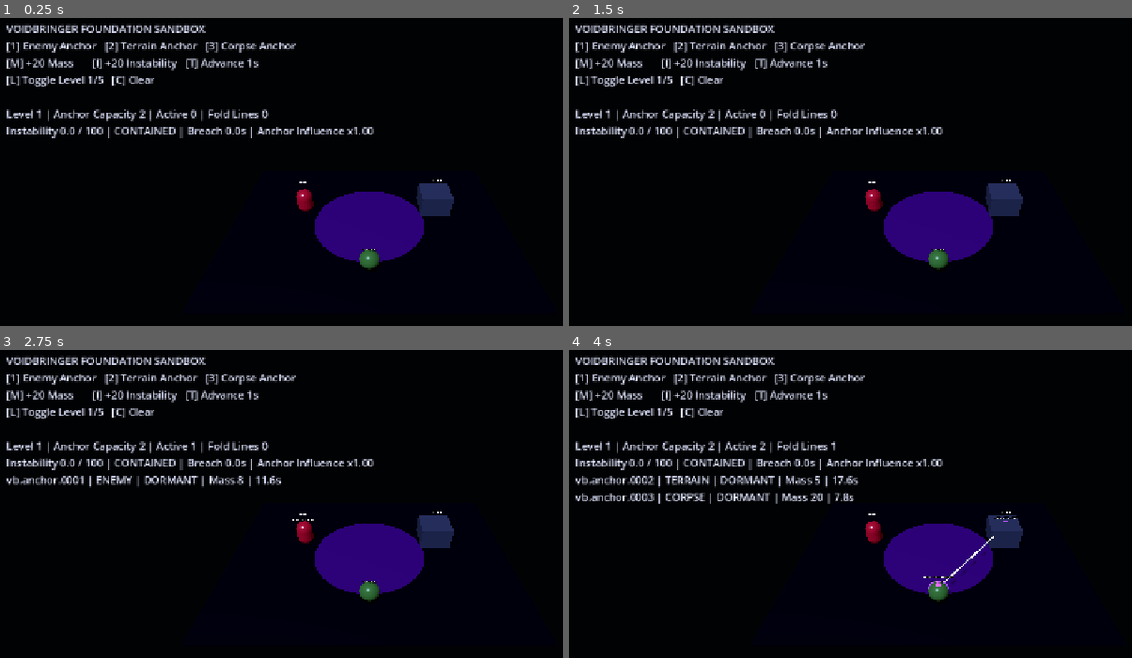
Above: before the commit, frames 1-4 (two rows, left to right).
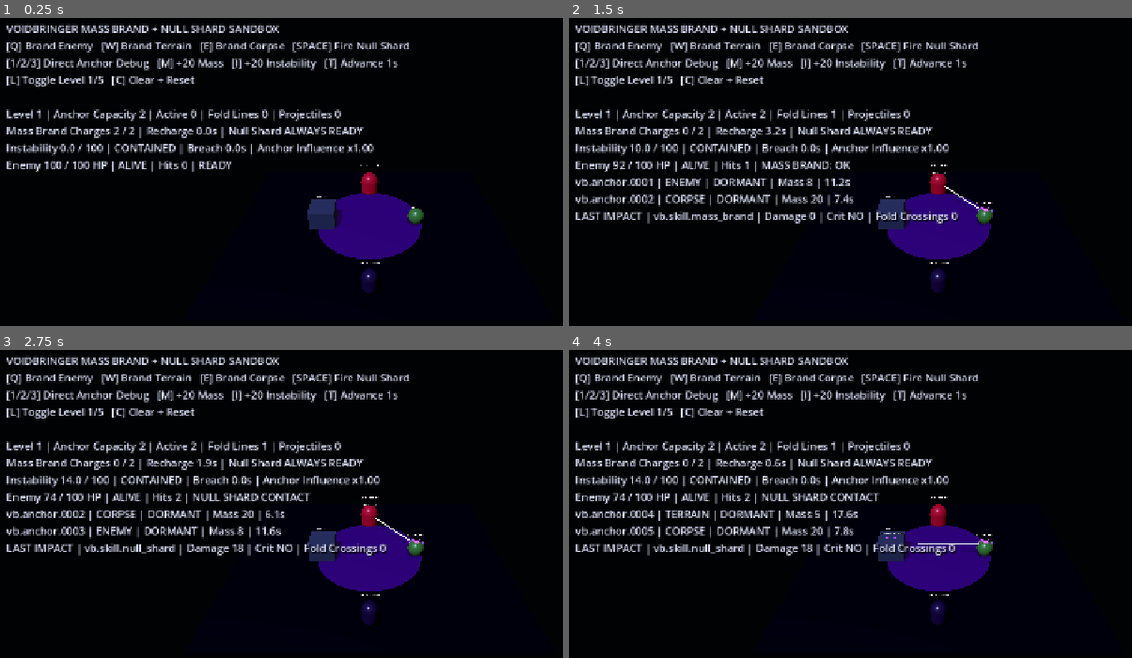
Above: after the commit, the same moments.

Repository: D3MISEarch/ABYSSFALL
Game: Godot game, scene res://scenes/voidbringer_foundation_sandbox.tscn
The game is run twice, just before and just after one commit, with the same random seed, the same clock (stepped at 60 frames per second) and the same inputs. This scene is started directly instead of the project's main scene.
Inputs (mouse positions are in pixels of both pictures, inside the frame that each line leads up to):
- Up to frame 1 (0.25 s): no input
- Up to frame 2 (1.5 s): tap Enter (ui_accept) at 0.5, 0.77, 1.25 s; move the mouse to (1103, 199) at 0.52 s; hold Right (ui_right) 0.53-1.25 s; tap Q at 0.6 s; click (1103, 199) at 0.67 s; tap E at 0.8 s; drag from (788, 242) to (901, 307) at 1.27 s
- Up to frame 3 (2.75 s): tap Enter (ui_accept) at 2 s; move the mouse to (444, 460) at 2.02 s; hold Right (ui_right) from 2.03 s (still down); tap Space at 2.1 s; tap 1 at 2.3 s
- Up to frame 4 (4 s): release Right (ui_right) at 2.75 s; tap Enter (ui_accept) at 2.75, 3.5, 3.77 s; drag from (901, 639) to (715, 491) at 2.77 s; move the mouse to (outside the picture) at 3.52 s; hold Left (ui_left) from 3.53 s (still down); tap 2 at 3.6 s; tap 3 at 3.8 s

The runs differ from the first frame. In frame 1, 8.8% of the frame differs, in the area x 1-81%, y 1-90%; in frame 2, 12%; in frame 3, 12%; in frame 4, 12%.

Commit message:
feat: make Voidbringer sandbox play Mass Brand and Null Shard

Diff:
--- a/scripts/characters/voidbringer/voidbringer_foundation_sandbox.gd
+++ b/scripts/characters/voidbringer/voidbringer_foundation_sandbox.gd
@@ -2,15 +2,32 @@
 extends Node3D
 
 const CONTROLLER_SCRIPT = preload("res://scripts/characters/voidbringer/voidbringer_controller.gd")
-
-var controller = CONTROLLER_SCRIPT.new()
+const CATALOG_SCRIPT = preload("res://scripts/characters/voidbringer/voidbringer_ability_catalog.gd")
+
+var controller: VoidbringerController = CONTROLLER_SCRIPT.new()
+var ability_catalog: VoidbringerAbilityCatalog = CATALOG_SCRIPT.new()
+var runtime_session: RuntimeSession
+var runtime_character: RuntimeCharacter
+var combat_projection := PlayableCombatProjection.new()
+var mass_brand_definition: AbilityDefinition
+var null_shard_definition: AbilityDefinition
+var equipped_ability_ids: Array[StringName] = []
+
 var debug_level := 1
+var player_origin := Vector3(0.0, 0.58, 4.6)
 var anchor_visual_root: Node3D
 var fold_line_visual_root: Node3D
+var projectile_visual_root: Node3D
+var contact_visual_root: Node3D
 var hud_label: Label
-var enemy_fixture: Node3D
+var enemy_fixture: VoidbringerSandboxTarget
 var terrain_fixture: Node3D
 var corpse_fixture: Node3D
+var projectile_visuals: Dictionary = {}
+var contact_flashes: Array[Dictionary] = []
+var last_skill_result: Dictionary = {}
+var last_impact_result: Dictionary = {}
+var last_status := "READY"
 var _hud_refresh_remaining := 0.0
 var _presentation_signature := ""
 
@@ -18,14 +35,15 @@
 func _ready() -> void:
 	name = "VoidbringerFoundationSandbox"
 	_build_world()
-	controller.foundation_changed.connect(_on_foundation_changed)
-	controller.configure(debug_level)
+	_build_runtime()
+	_connect_controller_signals()
 	_refresh_presentation(true)
 	print("ABYSSFALL_SANDBOX_LAUNCHED:voidbringer_anchor")
 
 
 func _process(delta: float) -> void:
-	controller.tick(delta)
+	_advance_simulation(delta)
+	_update_contact_flashes(delta)
 	_hud_refresh_remaining -= delta
 	if _hud_refresh_remaining <= 0.0:
 		_hud_refresh_remaining = 0.1
@@ -36,6 +54,14 @@
 	if not event is InputEventKey or not (event as InputEventKey).pressed or (event as InputEventKey).echo:
 		return
 	match (event as InputEventKey).physical_keycode:
+		KEY_Q:
+			simulate_command(&"mass_brand_enemy")
+		KEY_W:
+			simulate_command(&"mass_brand_terrain")
+		KEY_E:
+			simulate_command(&"mass_brand_corpse")
+		KEY_SPACE:
+			simulate_command(&"fire_null_shard")
 		KEY_1:
 			simulate_command(&"place_enemy")
 		KEY_2:
@@ -55,7 +81,16 @@
 
 
 func simulate_command(command: StringName) -> bool:
+	var success := true
 	match command:
+		&"mass_brand_enemy":
+			success = _cast_mass_brand(&"enemy", enemy_fixture, enemy_fixture.global_position, 8.0)
+		&"mass_brand_terrain":
+			success = _cast_mass_brand(&"terrain", terrain_fixture, terrain_fixture.global_position, 5.0)
+		&"mass_brand_corpse":
+			success = _cast_mass_brand(&"corpse", corpse_fixture, corpse_fixture.global_position, 20.0)
+		&"fire_null_shard":
+			success = _fire_null_shard()
 		&"place_enemy":
 			controller.place_anchor(&"enemy", enemy_fixture, enemy_fixture.global_position, 8.0)
 		&"place_terrain":
@@ -70,27 +105,79 @@
 		&"add_instability":
 			controller.commit_spatial_ability(20.0)
 		&"advance_time":
-			controller.tick(1.0)
+			_advance_simulation(1.0)
 		&"toggle_level":
 			debug_level = 5 if debug_level < 5 else 1
+			runtime_character.level = debug_level
 			controller.configure(debug_level)
-		&"clear":
-			controller.clear()
-		&"reset":
-			controller.clear()
-			debug_level = 1
-			controller.configure(debug_level)
+			last_status = "LEVEL %d" % debug_level
+		&"clear", &"reset":
+			_reset_sandbox()
 		_:
 			return false
 	_refresh_presentation()
-	return true
+	return success
+
+
+func simulate_seconds(seconds: float, step: float = 0.02) -> void:
+	var remaining := maxf(seconds, 0.0)
+	var bounded_step := clampf(step, 0.001, 0.25)
+	while remaining > 0.0:
+		var current_step := minf(remaining, bounded_step)
+		_advance_simulation(current_step)
+		_update_contact_flashes(current_step)
+		remaining -= current_step
+	_refresh_presentation()
 
 
 func debug_snapshot() -> Dictionary:
 	var snapshot := controller.snapshot()
+	var charge_state := _mass_brand_charge_snapshot()
 	snapshot["debug_level"] = debug_level
 	snapshot["capacity"] = controller.anchors.capacity()
+	snapshot["runtime_bound"] = controller.is_runtime_bound()
+	snapshot["mass_brand_runtime"] = charge_state
+	snapshot["enemy"] = {
+		"health": 0 if enemy_fixture == null else enemy_fixture.health,
+		"maximum_health": 0 if enemy_fixture == null else enemy_fixture.maximum_health,
+		"alive": false if enemy_fixture == null else enemy_fixture.alive,
+		"hit_calls": 0 if enemy_fixture == null else enemy_fixture.hit_calls,
+	}
+	snapshot["last_skill"] = last_skill_result.duplicate(true)
+	snapshot["last_impact"] = last_impact_result.duplicate(true)
+	snapshot["projectile_visual_count"] = projectile_visuals.size()
+	snapshot["status"] = last_status
 	return snapshot
+
+
+func _build_runtime() -> void:
+	mass_brand_definition = ability_catalog.mass_brand_definition()
+	null_shard_definition = ability_catalog.null_shard_definition()
+	equipped_ability_ids = [mass_brand_definition.ability_id, null_shard_definition.ability_id]
+
+	runtime_character = RuntimeCharacter.new()
+	runtime_character.build_id = "voidbringer-skill-sandbox"
+	runtime_character.class_id = &"void_warlock"
+	runtime_character.level = debug_level
+	runtime_character.unlocked_abilities = equipped_ability_ids.duplicate()
+	runtime_character.class_resource.configure(&"corruption", 100.0)
+	runtime_character.class_resource.fill()
+
+	runtime_session = RuntimeSession.new()
+	runtime_session.name = "VoidbringerSandboxRuntime"
+	add_child(runtime_session)
+	runtime_session.character = runtime_character
+	combat_projection.configure({"power": 0.0, "critical_chance": 0.0})
+	controller.bind_runtime(runtime_session, runtime_character)
+
+
+func _connect_controller_signals() -> void:
+	controller.foundation_changed.connect(_on_foundation_changed)
+	controller.skill_committed.connect(_on_skill_committed)
+	controller.skill_rejected.connect(_on_skill_rejected)
+	controller.null_shard_spawned.connect(_on_null_shard_spawned)
+	controller.null_shard_ended.connect(_on_null_shard_ended)
+	controller.impact_committed.connect(_on_impact_committed)
 
 
 func _build_world() -> void:
@@ -112,15 +199,15 @@
 	add_child(light)
 
 	var camera := Camera3D.new()
-	camera.position = Vector3(0.0, 10.5, 12.5)
+	camera.position = Vector3(0.0, 10.8, 12.8)
 	add_child(camera)
-	camera.look_at(Vector3(0.0, 0.0, 0.0), Vector3.UP)
+	camera.look_at(Vector3(0.0, 0.0, -0.5), Vector3.UP)
 
 	var floor := MeshInstance3D.new()
 	var floor_mesh := BoxMesh.new()
-	floor_mesh.size = Vector3(16.0, 0.18, 12.0)
+	floor_mesh.size = Vector3(16.0, 0.18, 13.0)
 	floor.mesh = floor_mesh
-	floor.position.y = -0.12
+	floor.position = Vector3(0.0, -0.12, -0.25)
 	floor.material_override = _material(Color(0.035, 0.03, 0.065), 0.0)
 	add_child(floor)
 
@@ -130,13 +217,21 @@
 	disc_mesh.bottom_radius = 3.2
 	disc_mesh.height = 0.025
 	center_disc.mesh = disc_mesh
-	center_disc.position.y = 0.01
+	center_disc.position = Vector3(0.0, 0.01, -0.5)
 	center_disc.material_override = _material(Color(0.11, 0.025, 0.22), 1.2)
 	add_child(center_disc)
 
-	enemy_fixture = _build_fixture("EnemyFixture", Vector3(-4.0, 0.45, -1.5), Color(0.62, 0.08, 0.16), &"enemy")
-	terrain_fixture = _build_fixture("TerrainFixture", Vector3(4.0, 0.6, -1.5), Color(0.18, 0.20, 0.28), &"terrain")
-	corpse_fixture = _build_fixture("CorpseFixture", Vector3(0.0, 0.48, 3.4), Color(0.22, 0.42, 0.18), &"corpse")
+	_build_player_marker()
+	enemy_fixture = VoidbringerSandboxTarget.new()
+	enemy_fixture.name = "EnemyFixture"
+	enemy_fixture.position = Vector3(0.0, 0.52, -4.0)
+	add_child(enemy_fixture)
+	enemy_fixture.configure_visuals(
+		_material(Color(0.62, 0.08, 0.16), 0.35),
+		_material(Color(0.20, 0.035, 0.055), 0.08)
+	)
+	terrain_fixture = _build_fixture("TerrainFixture", Vector3(-2.8, 0.60, -0.5), Color(0.18, 0.20, 0.28), &"terrain")
+	corpse_fixture = _build_fixture("CorpseFixture", Vector3(2.8, 0.48, -0.5), Color(0.22, 0.42, 0.18), &"corpse")
 
 	anchor_visual_root = Node3D.new()
 	anchor_visual_root.name = "AnchorDebugVisuals"
@@ -144,12 +239,18 @@
 	fold_line_visual_root = Node3D.new()
 	fold_line_visual_root.name = "FoldLineDebugVisuals"
 	add_child(fold_line_visual_root)
+	projectile_visual_root = Node3D.new()
+	projectile_visual_root.name = "NullShardVisuals"
+	add_child(projectile_visual_root)
+	contact_visual_root = Node3D.new()
+	contact_visual_root.name = "ContactVisuals"
+	add_child(contact_visual_root)
 
 	var canvas := CanvasLayer.new()
 	add_child(canvas)
 	hud_label = Label.new()
 	hud_label.position = Vector2(22.0, 18.0)
-	hud_label.size = Vector2(880.0, 330.0)
+	hud_label.size = Vector2(1180.0, 430.0)
 	hud_label.add_theme_font_size_override("font_size", 18)
 	hud_label.add_theme_color_override("font_color", Color(0.88, 0.90, 1.0))
 	hud_label.add_theme_color_override("font_shadow_color", Color(0.0, 0.0, 0.0, 0.9))
@@ -158,37 +259,274 @@
 	canvas.add_child(hud_label)
 
 
+func _build_player_marker() -> void:
+	var root := Node3D.new()
+	root.name = "VoidbringerCastOrigin"
+	root.position = player_origin
+	add_child(root)
+	var body := MeshInstance3D.new()
+	var capsule := CapsuleMesh.new()
+	capsule.radius = 0.38
+	capsule.height = 1.35
+	body.mesh = capsule
+	body.material_override = _material(Color(0.14, 0.08, 0.22), 0.25)
+	root.add_child(body)
+	var core := MeshInstance3D.new()
+	var core_mesh := SphereMesh.new()
+	core_mesh.radius = 0.16
+	core_mesh.height = 0.32
+	core.mesh = core_mesh
+	core.position = Vector3(0.0, 0.22, -0.32)
+	core.material_override = _material(Color(0.82, 0.76, 1.0), 4.0)
+	root.add_child(core)
+	var label := Label3D.new()
+	label.text = "VOIDBRINGER"
+	label.position.y = 1.25
+	label.font_size = 28
+	root.add_child(label)
+
+
 func _build_fixture(fixture_name: String, position: Vector3, color: Color, carrier_type: StringName) -> Node3D:
-	var root := Node3D.new()
-	root.name = fixture_name
-	root.position = position
-	root.set_meta("carrier_type", carrier_type)
-	add_child(root)
+	var fixture_root := Node3D.new()
+	fixture_root.name = fixture_name
+	fixture_root.position = position
+	fixture_root.set_meta("carrier_type", carrier_type)
+	add_child(fixture_root)
 
 	var mesh_instance := MeshInstance3D.new()
 	if carrier_type == &"terrain":
 		var box := BoxMesh.new()
-		box.size = Vector3(1.8, 1.2, 1.8)
+		box.size = Vector3(1.5, 1.2, 1.5)
 		mesh_instance.mesh = box
 	else:
 		var capsule := CapsuleMesh.new()
 		capsule.radius = 0.48
-		capsule.height = 1.5 if carrier_type == &"enemy" else 0.96
+		capsule.height = 0.96
 		mesh_instance.mesh = capsule
 	mesh_instance.material_override = _material(color, 0.35)
-	root.add_child(mesh_instance)
+	fixture_root.add_child(mesh_instance)
 
 	var label := Label3D.new()
 	label.text = String(carrier_type).to_upper()
-	label.position.y = 1.35 if carrier_type != &"corpse" else 0.65
-	label.font_size = 34
+	label.position.y = 1.25 if carrier_type != &"corpse" else 0.65
+	label.font_size = 30
 	label.modulate = Color(0.92, 0.93, 1.0)
-	root.add_child(label)
-	return root
+	fixture_root.add_child(label)
+	return fixture_root
+
+
+func _cast_mass_brand(
+	carrier_type: StringName,
+	carrier: Variant,
+	position: Vector3,
+	mass: float
+) -> bool:
+	var result := controller.execute_mass_brand_command(
+		mass_brand_definition,
+		carrier_type,
+		carrier,
+		position,
+		mass,
+		{
+			"attack_origin": player_origin + Vector3(0.0, 1.8, 0.0),
+			"surface_normal": Vector3.UP,
+			"surface_profile": carrier_type,
+			"death_profile": &"sandbox",
+			"target_mass_class": &"standard",
+		},
+		equipped_ability_ids,
+		combat_projection
+	)
+	last_skill_result = result.duplicate(true)
+	last_status = "MASS BRAND: %s" % String(result.get("reason", &"unknown")).to_upper()
+	return bool(result.get("success", false))
+
+
+func _fire_null_shard() -> bool:
+	if enemy_fixture == null or not enemy_fixture.alive:
+		last_status = "NULL SHARD: NO LIVE TARGET"
+		return false
+	var direction := (enemy_fixture.global_position - player_origin).normalized()
+	var result := controller.execute_null_shard_command(
+		null_shard_definition,
+		player_origin,
+		direction,
+		combat_projection,
+		{
+			"surface_profile": &"flesh_armor",
+			"death_profile": &"sandbox",
+		},
+		equipped_ability_ids
+	)
+	last_skill_result = result.duplicate(true)
+	last_status = "NULL SHARD: %s" % String(result.get("reason", &"unknown")).to_upper()
+	return bool(result.get("success", false))
+
+
+func _advance_simulation(delta: float) -> void:
+	var step := maxf(delta, 0.0)
+	if step <= 0.0:
+		return
+	if runtime_session != null:
+		runtime_session.tick_runtime(step)
+	controller.tick(step)
+	_check_projectile_contacts()
+	_update_projectile_visuals()
+
+
+func _check_projectile_contacts() -> void:
+	if enemy_fixture == null or not enemy_fixture.alive:
+		return
+	for raw_id: Variant in controller.active_null_shards.keys().duplicate():
+		var projectile_id := StringName(str(raw_id))
+		var projectile := controller.get_null_shard(projectile_id)
+		if projectile == null or not projectile.active:
+			continue
+		var closest := _closest_point_on_segment(
+			enemy_fixture.global_position,
+			projectile.previous_position,
+			projectile.position
+		)
+		var contact_radius := enemy_fixture.collision_radius + VoidbringerNullShardProjectile.PROJECTILE_RADIUS
+		if closest.distance_to(enemy_fixture.global_position) > contact_radius:
+			continue
+		projectile.commit_contact(
+			enemy_fixture,
+			closest,
+			-projectile.direction,
+			&"standard",
+			&"flesh_armor",
+			&"sandbox"
+		)
+
+
+func _closest_point_on_segment(point: Vector3, start: Vector3, finish: Vector3) -> Vector3:
+	var segment := finish - start
+	var length_squared := segment.length_squared()
+	if length_squared <= 0.000001:
+		return start
+	var t := clampf((point - start).dot(segment) / length_squared, 0.0, 1.0)
+	return start + segment * t
 
 
 func _on_foundation_changed(_snapshot: Dictionary) -> void:
 	_refresh_presentation()
+
+
+func _on_skill_committed(commit: VoidbringerSkillCommit) -> void:
+	last_skill_result = commit.snapshot()
+
+
+func _on_skill_rejected(commit: VoidbringerSkillCommit) -> void:
+	last_skill_result = commit.snapshot()
+	last_status = "REJECTED: %s" % String(commit.reason()).to_upper()
+
+
+func _on_null_shard_spawned(projectile: VoidbringerNullShardProjectile) -> void:
+	_create_projectile_visual(projectile)
+
+
+func _on_null_shard_ended(projectile_id: StringName, reason: StringName) -> void:
+	if projectile_visuals.has(projectile_id):
+		var visual := projectile_visuals[projectile_id] as Node3D
+		projectile_visuals.erase(projectile_id)
+		if is_instance_valid(visual):
+			visual.queue_free()
+	last_status = "NULL SHARD %s" % String(reason).to_upper()
+
+
+func _on_impact_committed(result: VoidbringerImpactResult) -> void:
+	last_impact_result = result.snapshot()
+	_create_contact_flash(last_impact_result)
+	var ability_id := String(last_impact_result.get("ability_id", &""))
+	last_status = "%s HIT %d%s" % [
+		ability_id.get_slice(".", ability_id.get_slice_count(".") - 1).to_upper(),
+		int(last_impact_result.get("damage", 0)),
+		" CRIT" if bool(last_impact_result.get("critical", false)) else "",
+	]
+
+
+func _create_projectile_visual(projectile: VoidbringerNullShardProjectile) -> void:
+	if projectile == null or projectile_visuals.has(projectile.projectile_id):
+		return
+	var root := Node3D.new()
+	root.name = String(projectile.projectile_id)
+	projectile_visual_root.add_child(root)
+	var core := MeshInstance3D.new()
+	var sphere := SphereMesh.new()
+	sphere.radius = 0.17
+	sphere.height = 0.34
+	core.mesh = sphere
+	core.material_override = _material(Color(0.84, 0.80, 1.0), 5.0)
+	root.add_child(core)
+	var trail := MeshInstance3D.new()
+	var trail_mesh := BoxMesh.new()
+	trail_mesh.size = Vector3(0.09, 0.09, 1.15)
+	trail.mesh = trail_mesh
+	trail.position.z = 0.58
+	trail.material_override = _material(Color(0.30, 0.10, 0.62), 3.2)
+	root.add_child(trail)
+	projectile_visuals[projectile.projectile_id] = root
+	_update_one_projectile_visual(projectile, root)
+
+
+func _update_projectile_visuals() -> void:
+	for raw_id: Variant in projectile_visuals.keys().duplicate():
+		var projectile_id := StringName(str(raw_id))
+		var visual := projectile_visuals.get(projectile_id) as Node3D
+		var projectile := controller.get_null_shard(projectile_id)
+		if projectile == null or not projectile.active:
+			projectile_visuals.erase(projectile_id)
+			if is_instance_valid(visual):
+				visual.queue_free()
+			continue
+		_update_one_projectile_visual(projectile, visual)
+
+
+func _update_one_projectile_visual(projectile: VoidbringerNullShardProjectile, visual: Node3D) -> void:
+	if projectile == null or not is_instance_valid(visual):
+		return
+	visual.global_position = projectile.position
+	visual.look_at(projectile.position + projectile.direction, Vector3.UP)
+	var bonus_scale := 1.0 + 0.12 * float(projectile.crossing_count)
+	visual.scale = Vector3.ONE * bonus_scale
+
+
+func _create_contact_flash(impact: Dictionary) -> void:
+	if contact_flashes.size() >= 4:
+		var oldest: Dictionary = contact_flashes.pop_front()
+		var old_node := oldest.get("node") as Node3D
+		if is_instance_valid(old_node):
+			old_node.queue_free()
+	var root := Node3D.new()
+	root.position = impact.get("impact_point", Vector3.ZERO)
+	contact_visual_root.add_child(root)
+	var sphere := MeshInstance3D.new()
+	var mesh := SphereMesh.new()
+	mesh.radius = 0.24
+	mesh.height = 0.48
+	sphere.mesh = mesh
+	sphere.material_override = _material(Color(0.92, 0.88, 1.0), 6.0)
+	root.add_child(sphere)
+	contact_flashes.append({"node": root, "remaining": 0.20, "duration": 0.20})
+
+
+func _update_contact_flashes(delta: float) -> void:
+	for index in range(contact_flashes.size() - 1, -1, -1):
+		var entry: Dictionary = contact_flashes[index]
+		var remaining := maxf(float(entry.get("remaining", 0.0)) - delta, 0.0)
+		var duration := maxf(float(entry.get("duration", 0.20)), 0.001)
+		var node := entry.get("node") as Node3D
+		if is_instance_valid(node):
+			var progress := 1.0 - remaining / duration
+			node.scale = Vector3.ONE * lerpf(0.55, 2.0, progress)
+		if remaining <= 0.0:
+			contact_flashes.remove_at(index)
+			if is_instance_valid(node):
+				node.queue_free()
+		else:
+			entry["remaining"] = remaining
+			contact_flashes[index] = entry
 
 
 func _refresh_presentation(force_rebuild: bool = false) -> void:
@@ -197,6 +535,7 @@
 		_presentation_signature = signature
 		_rebuild_anchor_visuals()
 		_rebuild_fold_line_visuals()
+	_update_projectile_visuals()
 	_refresh_hud()
 
 
@@ -287,23 +626,37 @@
 	var snapshot := controller.snapshot()
 	var instability_state: Dictionary = snapshot.get("instability", {})
 	var state_name := "BREACH" if bool(instability_state.get("in_breach", false)) else "CONTAINED"
+	var charge_state := _mass_brand_charge_snapshot()
 	var lines := PackedStringArray([
-		"VOIDBRINGER FOUNDATION SANDBOX",
-		"[1] Enemy Anchor   [2] Terrain Anchor   [3] Corpse Anchor",
-		"[M] +20 Mass       [I] +20 Instability   [T] Advance 1s",
-		"[L] Toggle Level 1/5   [C] Clear",
+		"VOIDBRINGER MASS BRAND + NULL SHARD SANDBOX",
+		"[Q] Brand Enemy   [W] Brand Terrain   [E] Brand Corpse   [SPACE] Fire Null Shard",
+		"[1/2/3] Direct Anchor Debug   [M] +20 Mass   [I] +20 Instability   [T] Advance 1s",
+		"[L] Toggle Level 1/5   [C] Clear + Reset",
 		"",
-		"Level %d | Anchor Capacity %d | Active %d | Fold Lines %d" % [
+		"Level %d | Anchor Capacity %d | Active %d | Fold Lines %d | Projectiles %d" % [
 			debug_level,
 			controller.anchors.capacity(),
 			controller.anchors.active_count(),
 			controller.fold_lines.line_count(),
+			controller.active_null_shards.size(),
+		],
+		"Mass Brand Charges %d / %d | Recharge %.1fs | Null Shard ALWAYS READY" % [
+			int(charge_state.get("current", 2)),
+			int(charge_state.get("maximum", 2)),
+			float(charge_state.get("recharge_remaining", 0.0)),
 		],
 		"Instability %.1f / 100 | %s | Breach %.1fs | Anchor Influence x%.2f" % [
 			float(instability_state.get("current", 0.0)),
 			state_name,
 			float(instability_state.get("breach_remaining", 0.0)),
 			float(instability_state.get("anchor_influence_multiplier", 1.0)),
+		],
+		"Enemy %d / %d HP | %s | Hits %d | %s" % [
+			enemy_fixture.health,
+			enemy_fixture.maximum_health,
+			"ALIVE" if enemy_fixture.alive else "DEAD",
+			enemy_fixture.hit_calls,
+			last_status,
 		],
 	])
 	for anchor: Dictionary in controller.anchors.active_anchors():
@@ -316,7 +669,50 @@
 				float(anchor.get("remaining_seconds", 0.0)),
 			]
 		)
+	if not last_impact_result.is_empty():
+		lines.append(
+			"LAST IMPACT | %s | Damage %d | Crit %s | Fold Crossings %d" % [
+				String(last_impact_result.get("ability_id", &"")),
+				int(last_impact_result.get("damage", 0)),
+				"YES" if bool(last_impact_result.get("critical", false)) else "NO",
+				int(last_impact_result.get("fold_crossing_count", 0)),
+			]
+		)
 	hud_label.text = "\n".join(lines)
+
+
+func _mass_brand_charge_snapshot() -> Dictionary:
+	if runtime_session == null or runtime_character == null or mass_brand_definition == null:
+		return {"current": 2, "maximum": 2, "recharge_remaining": 0.0}
+	var snapshot := runtime_session.ability_executor.charge_snapshot(
+		runtime_character.build_id,
+		mass_brand_definition.ability_id
+	)
+	if snapshot.is_empty():
+		return {
+			"current": mass_brand_definition.maximum_charges,
+			"maximum": mass_brand_definition.maximum_charges,
+			"recharge_remaining": 0.0,
+		}
+	return snapshot
+
+
+func _reset_sandbox() -> void:
+	controller.clear()
+	if runtime_session != null and runtime_character != null:
+		runtime_session.ability_executor.clear_build(runtime_character.build_id)
+		runtime_character.class_resource.fill()
+	controller.configure(debug_level)
+	if enemy_fixture != null:
+		enemy_fixture.reset_target()
+	last_skill_result.clear()
+	last_impact_result.clear()
+	last_status = "RESET COMPLETE"
+	projectile_visuals.clear()
+	contact_flashes.clear()
+	_clear_children(projectile_visual_root)
+	_clear_children(contact_visual_root)
+	_refresh_presentation(true)
 
 
 func _clear_children(root: Node) -> void:
